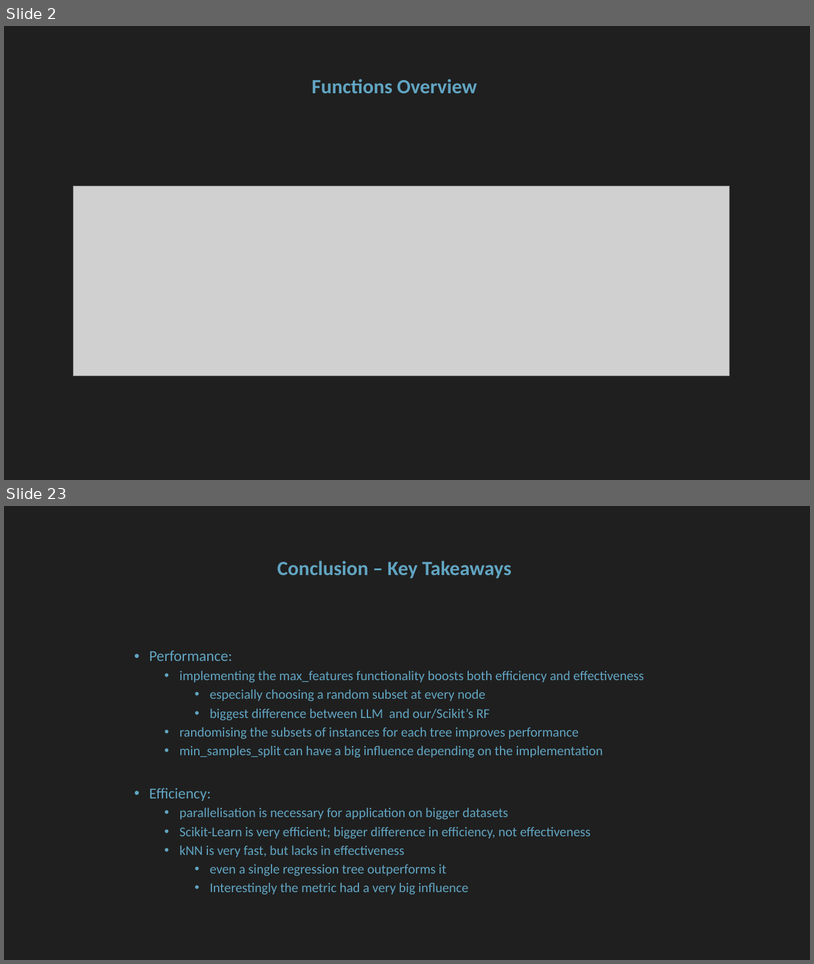
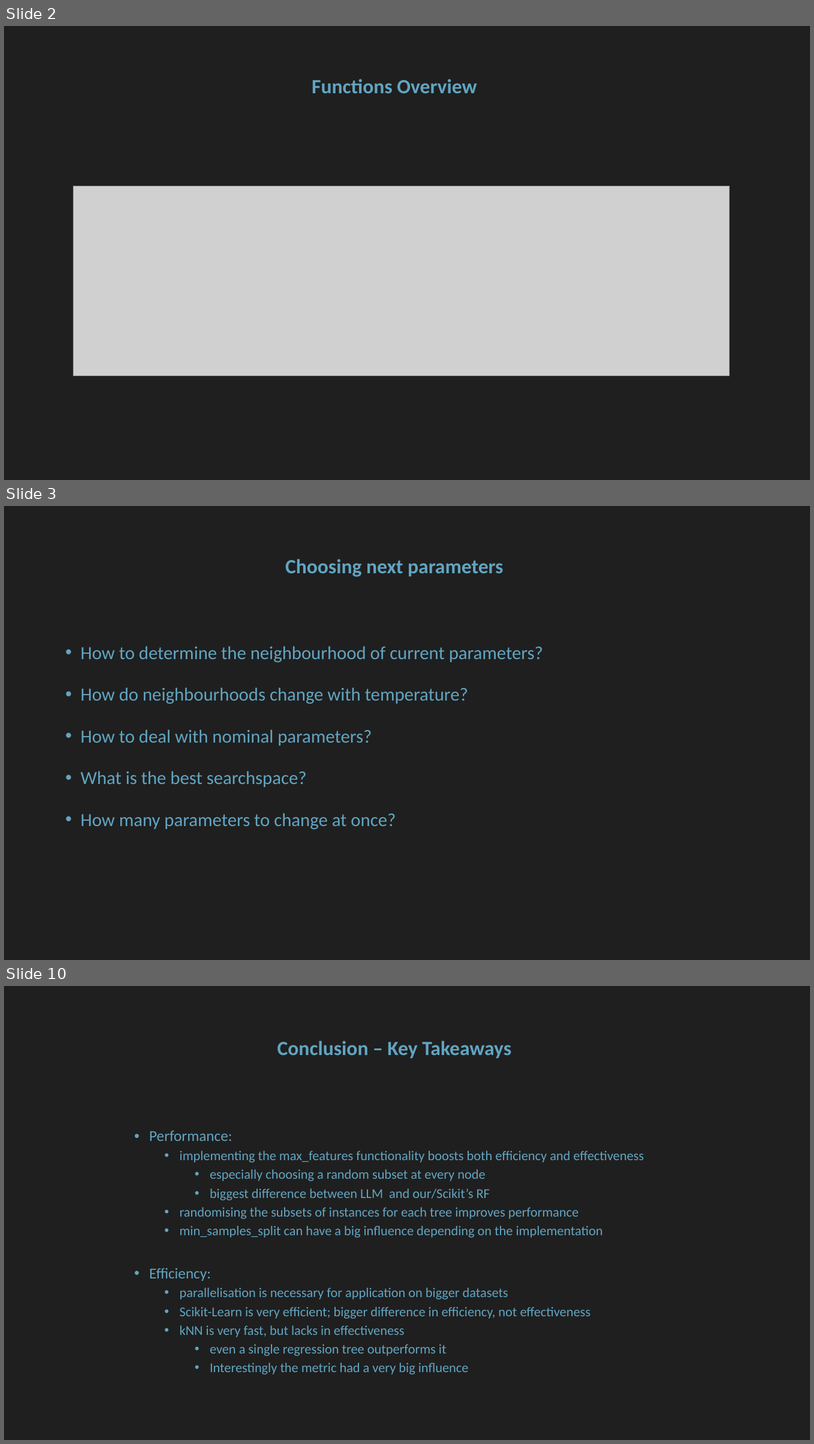
Before and after one commit to floengl/Machine-Learning, a slide deck: Exercise_3/Exercise3_slides.pptx. Shown one above the other, each under a label of ours: slides 2 and 23 before the commit, slides 2, 3 and 10 after it; the slides between them are not shown. The pictures are 814x964 and 814x1444 pixels, drawn with LibreOffice and Linux fonts; fonts in the diff are those of the drawing; grey boxes stand for pictures. Boxes give left, top, right and bottom in pixels: in the first picture for what was removed or moved away, otherwise in the second. Text is boxed around its words. In the diff, an @@ line names an element or a change of style, - is before the commit and + after.

```diff
--- a/Exercise_3/Exercise3_slides.pptx
+++ b/Exercise_3/Exercise3_slides.pptx
@@ slide 3 added at (4, 506, 810, 960), background #1F1F1F @@
@@ title added at (285, 559, 503, 577), 24 pt, text #61A5C2, bold @@
+Choosing next parameters
@@ text added at (81, 646, 543, 829), 22 pt, text #61A5C2 @@
+• How to determine the neighbourhood of current parameters?
+• How do neighbourhoods change with temperature?
+• How to deal with nominal parameters?
+• What is the best searchspace?
+• How many parameters to change at once?
@@ what was slide 23 is now slide 10 @@
```
Also in this commit, not shown: 4 slides changed, 2 other slides added, 16 slides removed, 6 other files.
